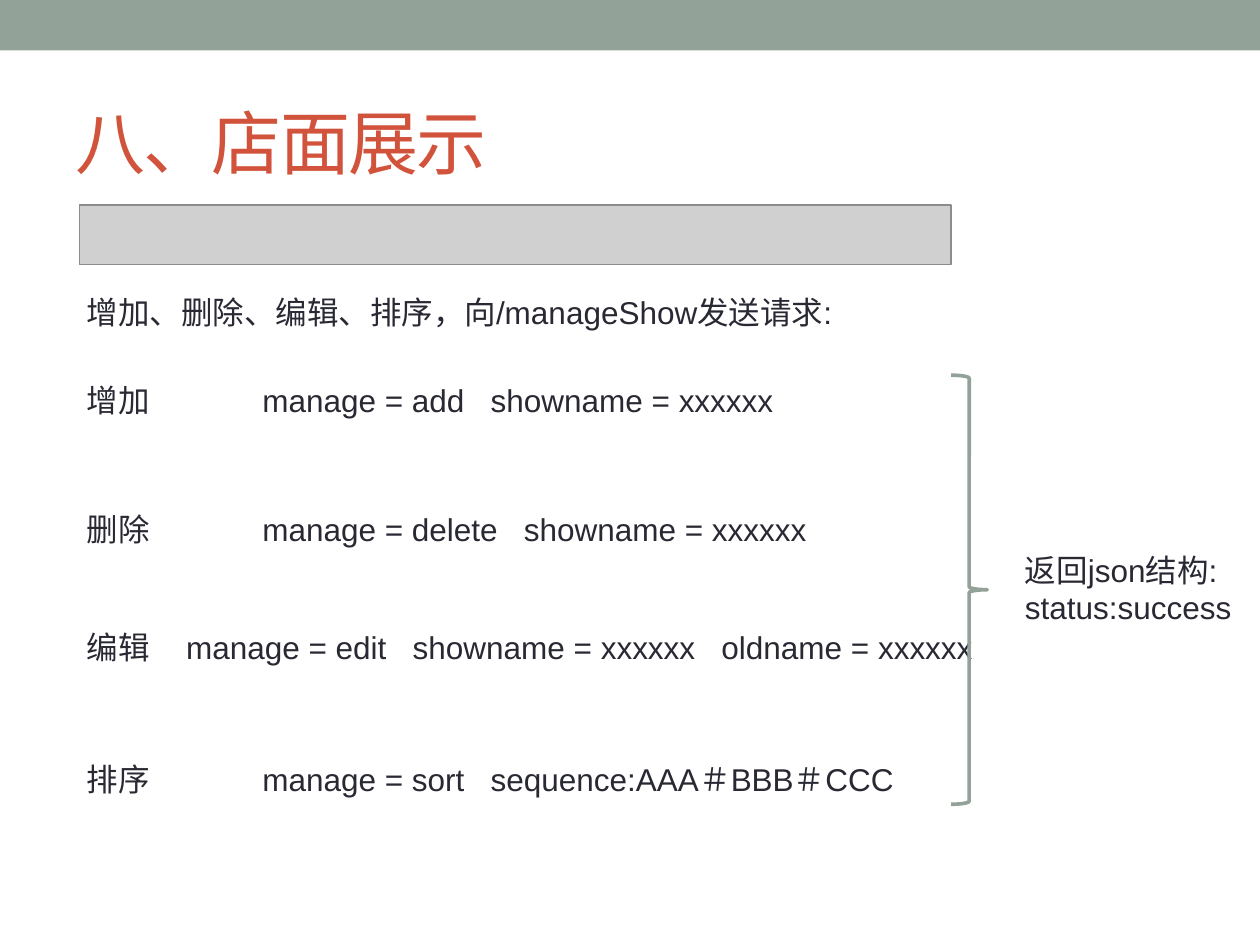
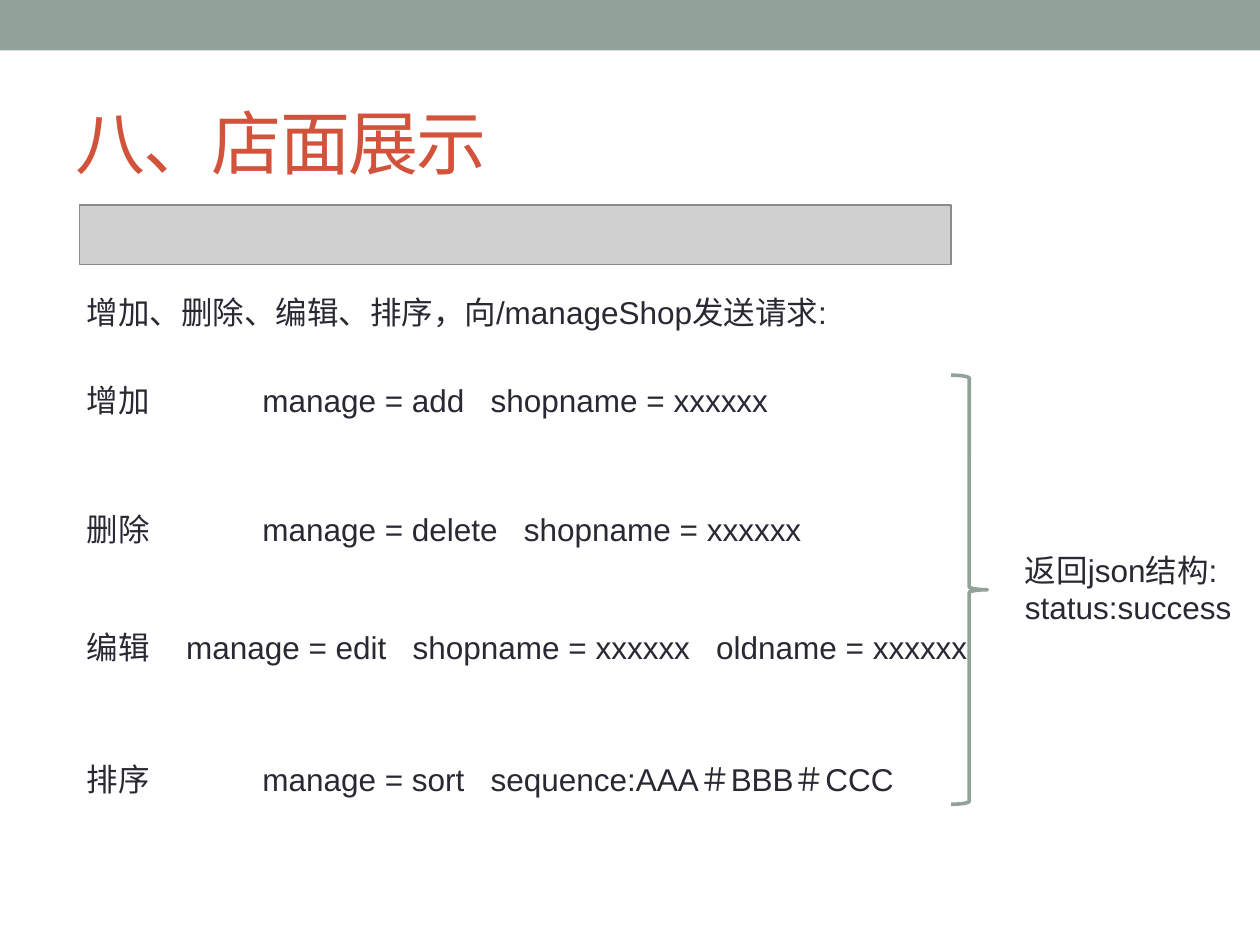
Before and after one commit to ChanSeaThink/LULLGREE, a slide deck: slide 45 of ZSGree前后端逻辑及接口.pptx. Drawn at 1260x945 pixels with LibreOffice and Linux fonts; fonts in the diff are those of the drawing; grey boxes stand for pictures. Boxes give left, top, right and bottom in pixels: in the first picture for what was removed or moved away, otherwise in the second. Text is boxed around its words. In the diff, an @@ line names an element or a change of style, - is before the commit and + after.

```diff
--- a/ZSGree前后端逻辑及接口.pptx
+++ b/ZSGree前后端逻辑及接口.pptx
@@ text at (87, 297, 827, 331): text changed @@
-增加、删除、编辑、排序，向/manageShow发送请求:
+增加、删除、编辑、排序，向/manageShop发送请求:
@@ text at (262, 389, 768, 418): text changed @@
-manage = add showname = xxxxxx
+manage = add shopname = xxxxxx
@@ text at (262, 518, 801, 547): text changed @@
-manage = delete showname = xxxxxx
+manage = delete shopname = xxxxxx
@@ text at (186, 636, 967, 665): text changed @@
-manage = edit showname = xxxxxx oldname = xxxxxx
+manage = edit shopname = xxxxxx oldname = xxxxxx
```
Also in this commit, not shown: 3 other slides changed, 2 other files.
